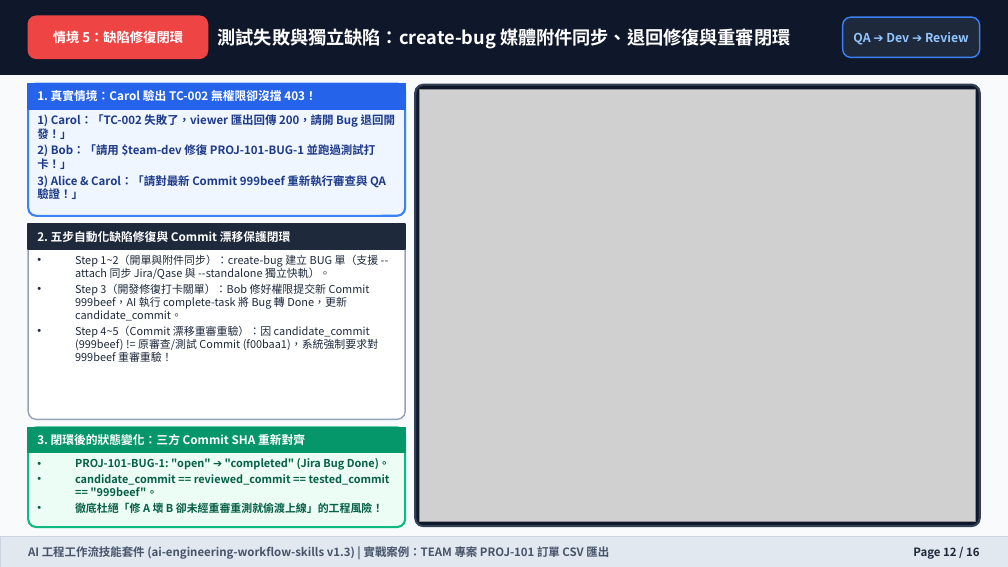
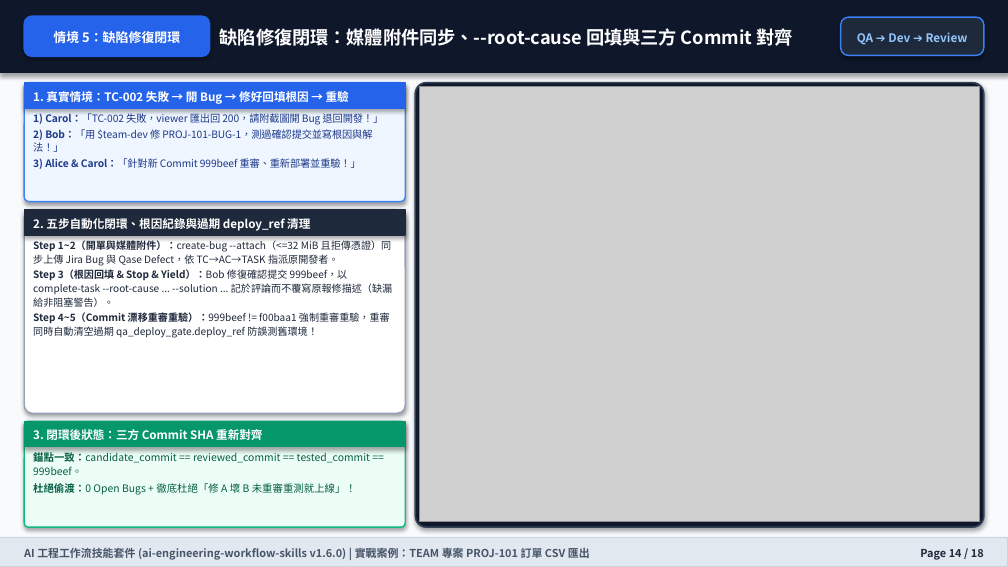
Before and after one commit to wilsonliu123/ai-engineering-workflow-skills, a slide deck: slide 14 of docs/training-manual.pptx (slide 12 before the commit). Drawn at 1008x567 pixels with LibreOffice and Linux fonts; fonts in the diff are those of the drawing; grey boxes stand for pictures. Boxes give left, top, right and bottom in pixels: in the first picture for what was removed or moved away, otherwise in the second. Text is boxed around its words. In the diff, an @@ line names an element or a change of style, - is before the commit and + after.

```diff
--- a/docs/training-manual.pptx
+++ b/docs/training-manual.pptx
@@ rounded rectangle: place and size @@
-rounded rectangle at [28,16,208,58]
+rounded rectangle at [24,16,210,56]
@@ rounded rectangle at [24,16,210,56]: fill #EF4444 to #2563EB; outline #EF4444 1 pt to #2563EB 1 pt; shadow on @@
@@ text "情境 5：缺陷修復閉環" at [53,31,180,43]: size 9.5 to 9.2 pt; line spacing 1 to 1.18 @@
@@ text at [220,28,792,46]: text changed @@
-測試失敗與獨立缺陷：create-bug 媒體附件同步、退回修復與重審閉環
+缺陷修復閉環：媒體附件同步、--root-cause 回填與三方 Commit 對齊
@@ rounded rectangle: place and size @@
-rounded rectangle at [843,17,980,57]
+rounded rectangle at [841,17,984,55]
@@ text "QA ➔ Dev ➔ Review" at [857,32,968,45]: size 8.8 to 8.4 pt; line spacing 1 to 1.18 @@
@@ rectangle: place and size @@
-rectangle at [28,84,405,109]
+rectangle at [24,83,405,108]
@@ rounded rectangle: place and size @@
-rounded rectangle at [28,84,405,216]
+rounded rectangle at [24,83,405,202]
@@ rounded rectangle at [24,83,405,202]: outline #3B82F6 1.5 pt to #3B82F6 1 pt; shadow on; proportions changed @@
@@ text at [33,89,349,105]: text changed; size 8.4 to 8.3 pt @@
-1. 真實情境：Carol 驗出 TC-002 無權限卻沒擋 403！
+1. 真實情境：TC-002 失敗 → 開 Bug → 修好回填根因 → 重驗
@@ rounded rectangle: place and size @@
-rounded rectangle at [415,85,980,526]
+rounded rectangle at [415,83,984,527]
@@ rounded rectangle at [415,83,984,527]: outline #334155 1.5 pt to #334155 1.2 pt; shadow on; proportions changed @@
@@ picture: place and size @@
-picture at [419,90,976,521]
+picture at [419,87,980,521]
@@ text at [33,113,384,169]: text changed; size 8.2 to 7.2 pt; bold off @@
-1) Carol：「TC-002 失敗了，viewer 匯出回傳 200，請開 Bug 退回開發！」
-2) Bob：「請用 $team-dev 修復 PROJ-101-BUG-1 並跑過測試打卡！」
-3) Alice & Carol：「請對最新 Commit 999beef 重新執行審查與 QA 驗證！」
+1) Carol：「TC-002 失敗，viewer 匯出回 200，請附截圖開 Bug 退回開發！」
+2) Bob：「用 $team-dev 修 PROJ-101-BUG-1，測過確認提交並寫根因與解法！」
+3) Alice & Carol：「針對新 Commit 999beef 重審、重新部署並重驗！」
@@ shadow on in 5 elements at [0,0,1008,73], [24,83,405,108], [841,17,984,55], [24,421,405,447], [24,210,405,235] @@
@@ rounded rectangle: place and size @@
-rounded rectangle at [28,224,405,419]
+rounded rectangle at [24,210,405,413]
@@ rounded rectangle at [24,210,405,413]: shadow on; proportions changed @@
@@ rectangle: place and size @@
-rectangle at [28,224,405,249]
+rectangle at [24,210,405,235]
@@ text at [33,216,310,232]: text changed; size 8.4 to 8.3 pt @@
-2. 五步自動化缺陷修復與 Commit 漂移保護閉環
+2. 五步自動化閉環、根因紀錄與過期 deploy_ref 清理
@@ text at [33,240,392,338]: text changed; size 7.8 to 7.2 pt @@
-• Step 1~2（開單與附件同步）：create-bug 建立 BUG 單（支援 --attach 同步 Jira/Qase 與 --standalone 獨立快軌）。
-• Step 3（開發修復打卡關單）：Bob 修好權限提交新 Commit 999beef，AI 執行 complete-task 將 Bug 轉 Done，更新 candidate_commit。
-• Step 4~5（Commit 漂移重審重驗）：因 candidate_commit (999beef) != 原審查/測試 Commit (f00baa1)，系統強制要求對 999beef 重審重驗！
+Step 1~2（開單與媒體附件）：create-bug --attach（<=32 MiB 且拒傳憑證）同步上傳 Jira Bug 與 Qase Defect，依 TC→AC→TASK 指派原開發者。
+Step 3（根因回填 & Stop & Yield）：Bob 修復確認提交 999beef，以 complete-task --root-cause ... --solution ... 記於評論而不覆寫原報修描述（缺漏給非阻塞警告）。
+Step 4~5（Commit 漂移重審重驗）：999beef != f00baa1 強制重審重驗，重審同時自動清空過期 qa_deploy_gate.deploy_ref 防誤測舊環境！
@@ rectangle: place and size @@
-rectangle at [28,427,405,453]
+rectangle at [24,421,405,447]
@@ rounded rectangle: place and size @@
-rounded rectangle at [28,427,405,527]
+rounded rectangle at [24,421,405,527]
@@ rounded rectangle at [24,421,405,527]: outline #10B981 1.5 pt to #10B981 1 pt; shadow on; proportions changed @@
@@ text at [33,427,262,443]: text changed; size 8.4 to 8.3 pt @@
-3. 閉環後的狀態變化：三方 Commit SHA 重新對齊
+3. 閉環後狀態：三方 Commit SHA 重新對齊
@@ text at [33,452,370,495]: text changed; size 7.8 to 7.4 pt; bold off @@
-• PROJ-101-BUG-1: "open" ➔ "completed" (Jira Bug Done)。
-• candidate_commit == reviewed_commit == tested_commit == "999beef"。
-• 徹底杜絕「修 A 壞 B 卻未經重審重測就偷渡上線」的工程風險！
+錨點一致：candidate_commit == reviewed_commit == tested_commit == 999beef。
+杜絕偷渡：0 Open Bugs + 徹底杜絕「修 A 壞 B 未重審重測就上線」！
@@ rectangle at [0,537,1008,566]: outline #CBD5E1 0.5 pt to #CBD5E1 0.75 pt; shadow on @@
@@ text at [24,546,590,561]: text changed; size 8.2 to 7.8 pt @@
-AI 工程工作流技能套件 (ai-engineering-workflow-skills v1.3) | 實戰案例：TEAM 專案 PROJ-101 訂單 CSV 匯出
+AI 工程工作流技能套件 (ai-engineering-workflow-skills v1.6.0) | 實戰案例：TEAM 專案 PROJ-101 訂單 CSV 匯出
@@ text at [920,549,984,560]: text changed; size 8.2 to 7.8 pt @@
-Page 12 / 16
+Page 14 / 18
```
Also in this commit, not shown: 13 other slides changed, 4 slides added, 2 slides removed, 18 other files.
